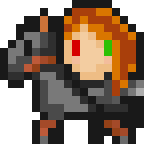
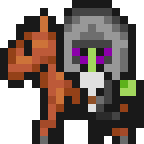
Revision of a layered 144px x 144px image; what changed, layer by layer:
added group "Shakgut Nazshak" with 4 layers above "Eryk" over 8, 8, 144, 128
added layer "Layer 80 copy" in group "Shakgut Nazshak" over 64, 8, 144, 128
added layer "Orc_cheval" (1st of 4, in "Shakgut Nazshak") in group "Shakgut Nazshak" over 8, 8, 144, 128
hid group "Alari" (5 layers) over 8, 8, 144, 128
